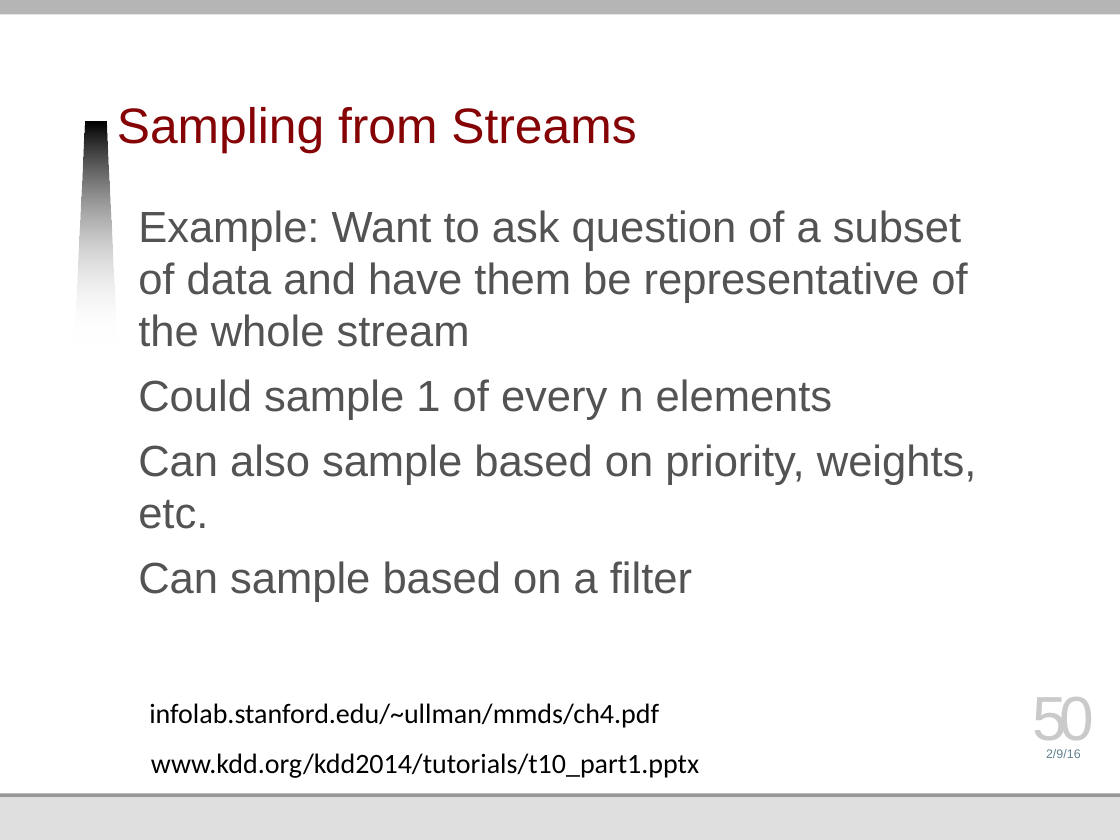
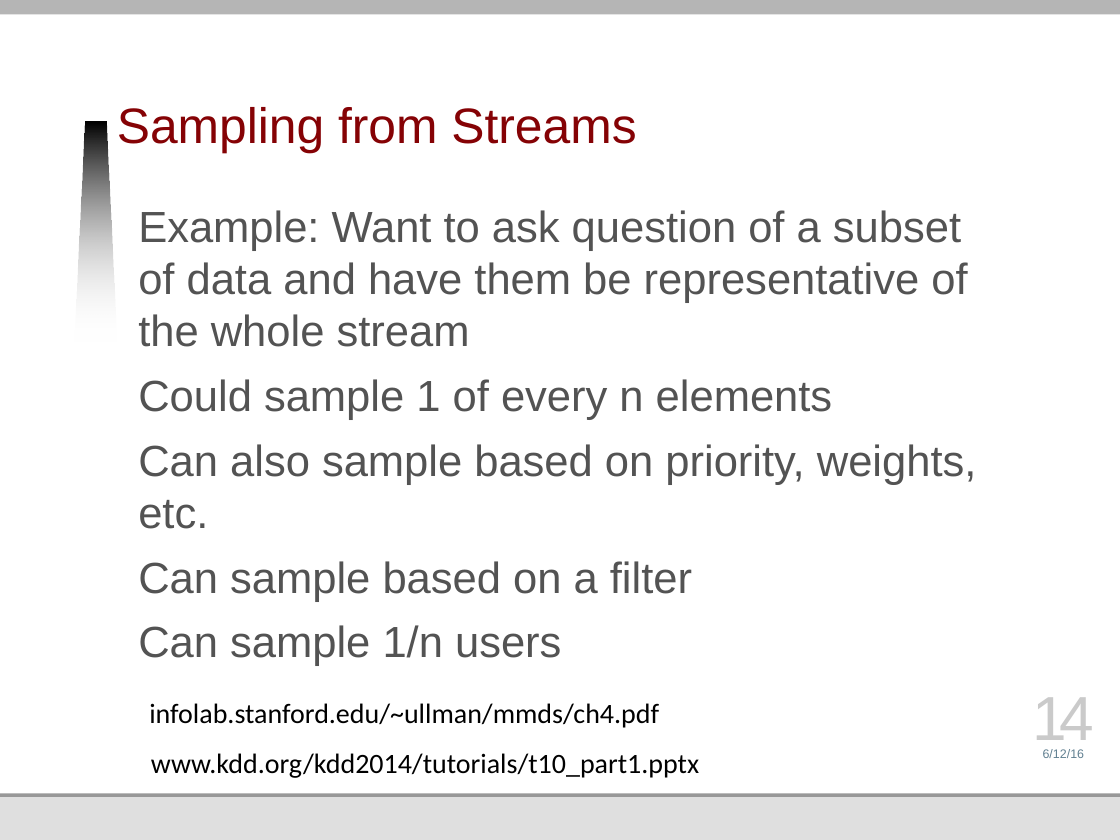
Before and after one commit to jmankoff/data, a slide deck: slide 14 of Lectures/9 Big Data Human.pptx (slide 50 before the commit). Drawn at 1120x840 pixels with LibreOffice and Linux fonts; fonts in the diff are those of the drawing; background and template pictures are left out. Boxes give left, top, right and bottom in pixels: in the first picture for what was removed or moved away, otherwise in the second. Text is boxed around its words. In the diff, an @@ line names an element or a change of style, - is before the commit and + after.

```diff
--- a/Lectures/9 Big Data Human.pptx
+++ b/Lectures/9 Big Data Human.pptx
@@ text at bbox=[138, 625, 561, 666]: paragraph added @@
+Can sample 1/n users
@@ page number at bbox=[1033, 697, 1094, 752]: text changed @@
-50
+14
@@ text at bbox=[1043, 749, 1085, 758]: text changed @@
-2/9/16
+6/12/16
```
Also in this commit, not shown: 58 other slides changed, 8 other files.
